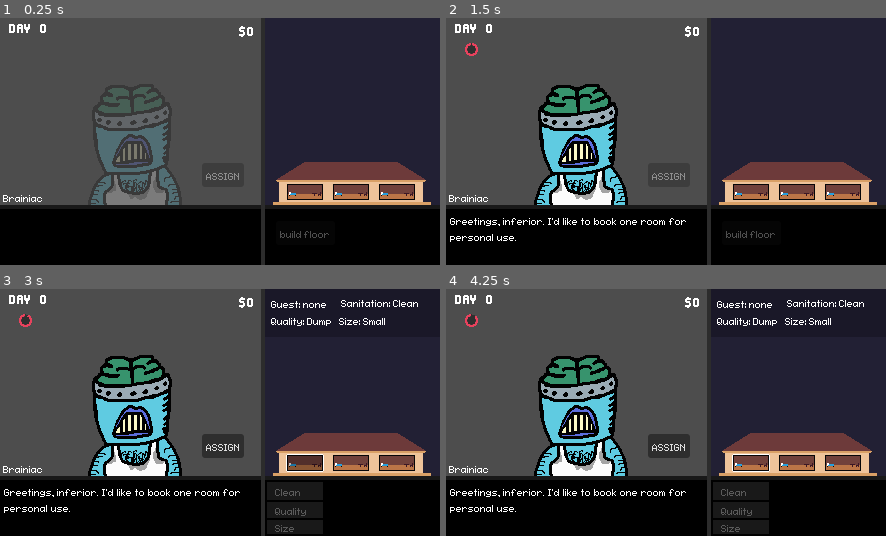
Above: before the commit, frames 1-4 (two rows, left to right).
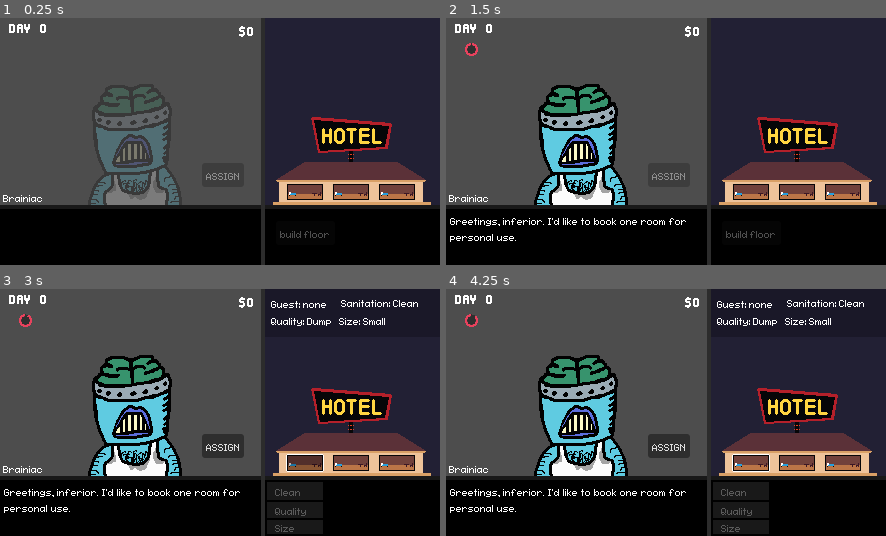
Above: after the commit, the same moments.

Repository: fawfle/brackeys-2026.1
Game: Godot game, scene res://scenes/game_scene.tscn
Same seed, same stepped clock (60 frames per second), same inputs: the game is played once before the commit and once after it.
Inputs (mouse positions are in pixels of both pictures, inside the frame that each line leads up to):
- Up to frame 1 (0.25 s): no input
- Up to frame 2 (1.5 s): tap Enter at 0.5, 0.6 s; move the mouse to (762, 129) at 0.52 s; hold Right 0.53-1.25 s; click (578, 235) at 1.25 s
- Up to frame 3 (3 s): click (352, 382) at 2 s; click (303, 461) at 2.77 s
- Up to frame 4 (4.25 s): click "Clean" at 3.5 s

The runs differ from the first frame. In frame 1, 2.2% of the frame differs, in the area x 70-90%, y 40-59%; in frame 2, 2.2%; in frame 3, 2.2%; in frame 4, 2.2%.

Commit message:
sign placeholder

Diff:
--- a/scripts/guest_list.gd
+++ b/scripts/guest_list.gd
@@ -48,8 +48,6 @@
 		HAPPY_GOODBYE: "Exquisite service! May the space-gods smile upon you! Enjoy some space-credits!",
 		ANGRY_GOODBYE: "Reprehensible service! Take me to your leader- I mean, manager!",
 		MONEY: 10,
-
-
 	},
 	"Norman": {
 		SCENE: preload("res://scenes/characters/norman.tscn"),
--- a/scripts/hotel.gd
+++ b/scripts/hotel.gd
@@ -9,23 +9,10 @@
 @onready var room_upgrade_menu: Control = $RoomUpgradeMenu
 @onready var room_info_menu: RoomInfoMenu = $RoomInfoMenu
 
+var floors: int = 1
+
 var upgrades: Dictionary = {
 
-}
-
-## Sanitation upgrade costs. Dictionary goes from current level to next upgrade cost b/c of implementation easiness
-const SANITATION_UPGRADE_COSTS: Dictionary[Room.Sanitation, int] = {
-	Room.Sanitation.DIRTY: 5,
-	Room.Sanitation.MESSY: 10,
-}
-## Quality upgrade costs. Takes current room prop
-const QUALITY_UPGRADE_COSTS: Dictionary[Room.Quality, int] = {
-	Room.Quality.DUMP: 20,
-	Room.Quality.NORMAL: 100,
-}
-const ROOM_SIZE_UPGRADE_COSTS: Dictionary[Room.RoomSize, int] = {
-	Room.RoomSize.SMALL: 25,
-	Room.RoomSize.MEDIUM: 100,
 }
 
 var selected_room: Room = null:
@@ -80,17 +67,17 @@
 
 func _on_clean_pressed() -> void:
 	if selected_room == null or selected_room.sanitation == Room.Sanitation.CLEAN: return
-	if GameManager.inst.purchase_upgrade(SANITATION_UPGRADE_COSTS[selected_room.sanitation]): selected_room.upgrade_sanitation()
+	if GameManager.inst.purchase_upgrade(UpgradeCosts.SANITATION[selected_room.sanitation]): selected_room.upgrade_sanitation()
 
 
 func _on_quality_pressed() -> void:
 	if selected_room == null or selected_room.quality == Room.Quality.CLASSY: return
-	if GameManager.inst.purchase_upgrade(QUALITY_UPGRADE_COSTS[selected_room.quality]): selected_room.upgrade_quality()
+	if GameManager.inst.purchase_upgrade(UpgradeCosts.QUALITY[selected_room.quality]): selected_room.upgrade_quality()
 
 
 func _on_size_pressed() -> void:
 	if selected_room == null or selected_room.room_size == Room.RoomSize.LARGE: return
-	if GameManager.inst.purchase_upgrade(QUALITY_UPGRADE_COSTS[selected_room.quality]): selected_room.upgrade_room_size()
+	if GameManager.inst.purchase_upgrade(UpgradeCosts.ROOM_SIZE[selected_room.room_size]): selected_room.upgrade_room_size()
 
 func _on_room_upgrade_button_pressed() -> void:
 	pass
--- /dev/null
+++ b/scripts/upgrade_costs.gd
@@ -0,0 +1,27 @@
+class_name UpgradeCosts
+
+# ALL upgrade costs are framed in terms of current state. This is to make accessing them easier.
+# ex cost to upgrade from DIRTY to MESSY is SANITATION[Room.Sanitation.Dirty]
+
+## Sanitation upgrade costs.
+const SANITATION: Dictionary[Room.Sanitation, int] = {
+	Room.Sanitation.DIRTY: 5,
+	Room.Sanitation.MESSY: 10,
+}
+## Quality upgrade costs. Takes current room prop
+const QUALITY: Dictionary[Room.Quality, int] = {
+	Room.Quality.DUMP: 20,
+	Room.Quality.NORMAL: 100,
+}
+const ROOM_SIZE: Dictionary[Room.RoomSize, int] = {
+	Room.RoomSize.SMALL: 25,
+	Room.RoomSize.MEDIUM: 100,
+}
+
+## cost to upgrade number of floors
+const FLOOR: Dictionary[int, int] = {
+	1: 100,
+	2: 200,
+	3: 300,
+	4: 400,
+}
Not shown, added: scripts/upgrade_costs.gd.uid
Binary file changed: sprites/ui/hotel_roof.png
Binary file changed: sprites/ui/source/hotel.aseprite
